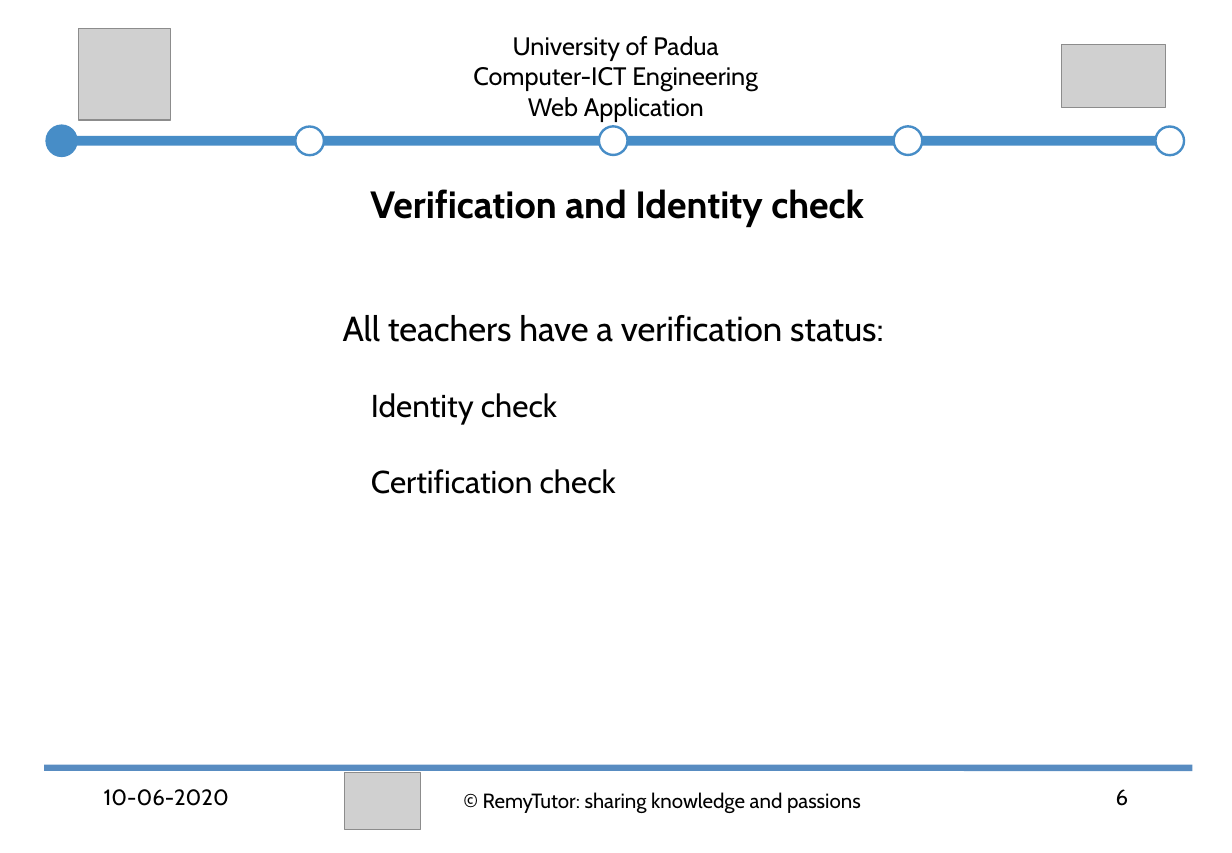
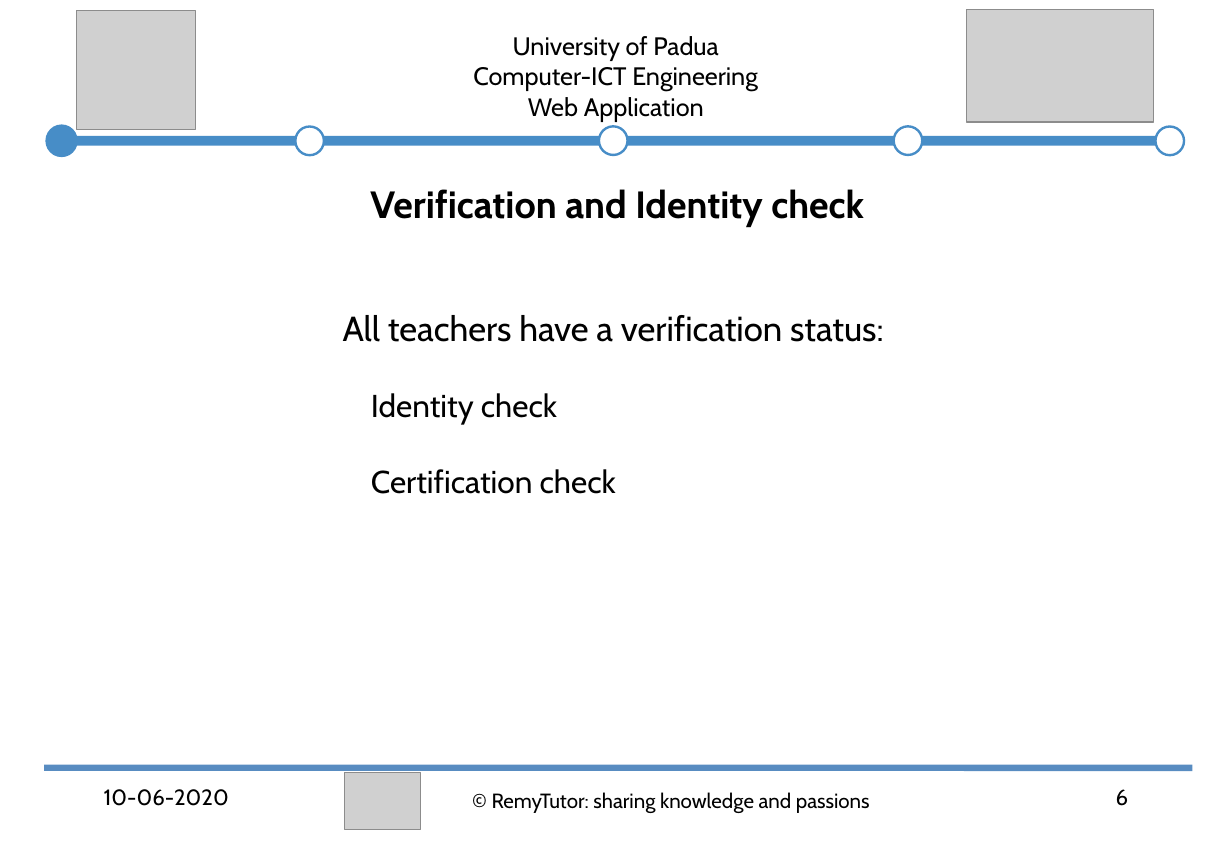
Before and after one commit to abahmadb/Web-Applications, a slide deck: slide 6 of HW2-RemyTutor-2019-2020 - Ahmad.ppt. Drawn at 1232x853 pixels with LibreOffice and Linux fonts; fonts in the diff are those of the drawing; grey boxes stand for pictures. Boxes give left, top, right and bottom in pixels: in the first picture for what was removed or moved away, otherwise in the second. Text is boxed around its words. In the diff, an @@ line names an element or a change of style, - is before the commit and + after.

```diff
--- a/HW2-RemyTutor-2019-2020 - Ahmad.ppt
+++ b/HW2-RemyTutor-2019-2020 - Ahmad.ppt
@@ picture: place and size @@
-picture at (78,28,170,120)
+picture at (76,10,194,130)
@@ picture: place and size @@
-picture at (1060,44,1165,107)
+picture at (966,9,1152,122)
@@ text "© RemyTutor: sharing knowledge and ...": place and size @@
-text "© RemyTutor: sharing knowledge and ..." at (483,792,861,813)
+text "© RemyTutor: sharing knowledge and ..." at (492,792,870,813)
```
Also in this commit, not shown: 22 other slides changed, 2 slides added, 1 slide removed.
